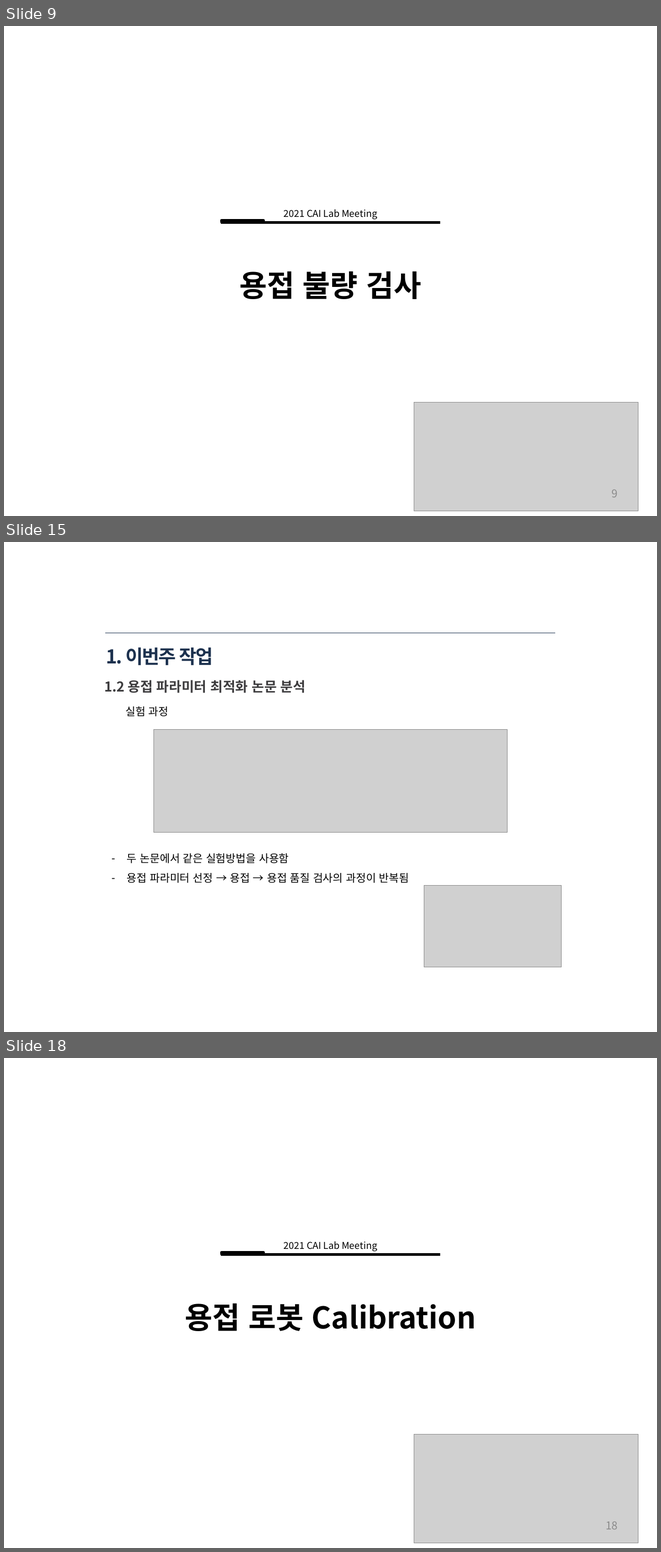
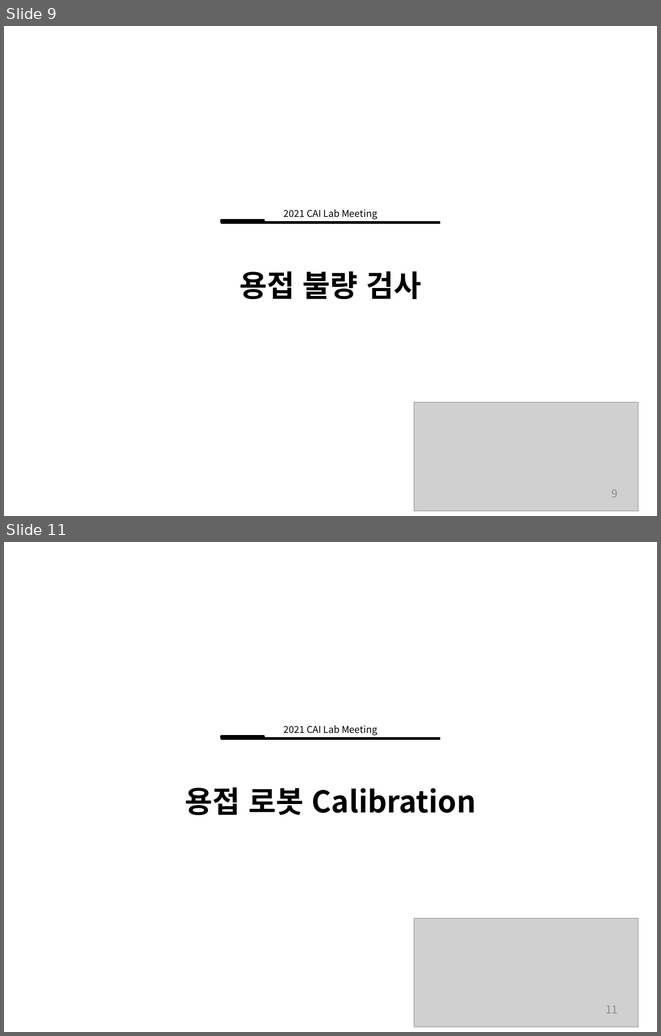
Before and after one commit to ssh6189/2021.11.06, a slide deck: 2021년 11월 6일 용접자동화로봇.pptx. Shown one above the other, each under a label of ours: slides 9, 15 and 18 before the commit, slides 9 and 11 after it; the slides between them are not shown. The pictures are 661x1552 and 661x1036 pixels, drawn with LibreOffice and Linux fonts; fonts in the diff are those of the drawing; grey boxes stand for pictures. Boxes give left, top, right and bottom in pixels: in the first picture for what was removed or moved away, otherwise in the second. Text is boxed around its words. In the diff, an @@ line names an element or a change of style, - is before the commit and + after.

```diff
--- a/2021년 11월 6일 용접자동화로봇.pptx
+++ b/2021년 11월 6일 용접자동화로봇.pptx
@@ slide 15 removed at [4, 542, 657, 1032], background #FFFFFF @@
@@ line removed from (105, 633) to (555, 633) @@
@@ title removed at [106, 647, 213, 665] @@
-1. 이번주 작업
@@ text removed at [104, 680, 306, 693] @@
-1.2 용접 파라미터 최적화 논문 분석
@@ text removed at [125, 706, 169, 716] @@
-실험 과정
@@ picture removed at [153, 730, 507, 832] @@
@@ text removed at [127, 853, 409, 883] @@
-– 두 논문에서 같은 실험방법을 사용함
-– 용접 파라미터 선정 → 용접 → 용접 품질 검사의 과정이 반복됨
@@ picture removed at [424, 885, 561, 967] @@
@@ what was slide 18 is now slide 11 @@
@@ page number at [606, 1005, 618, 1013]: text changed @@
-18
+11
```
Also in this commit, not shown: 3 slides changed, 1 slide added, 7 other slides removed.
